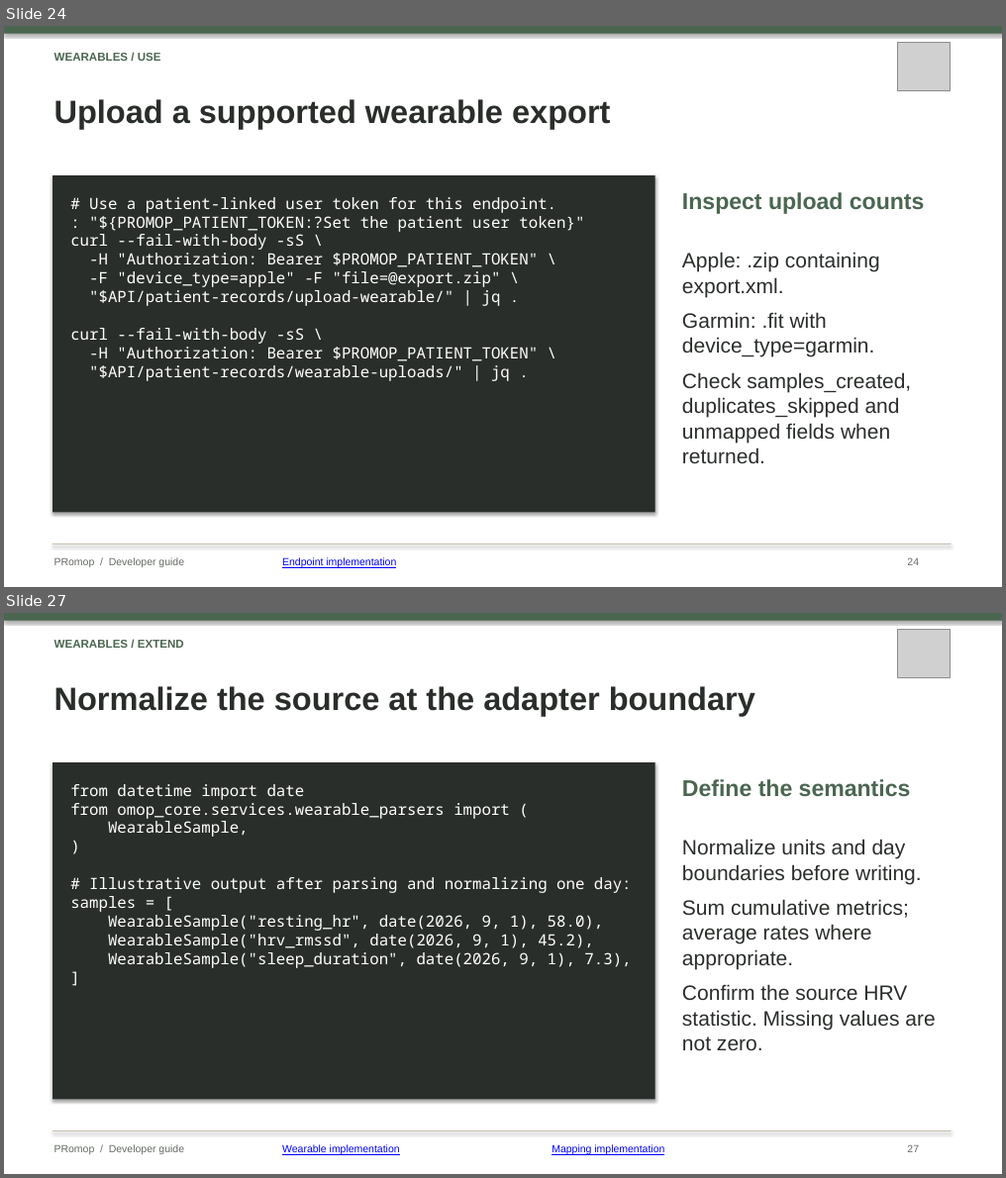
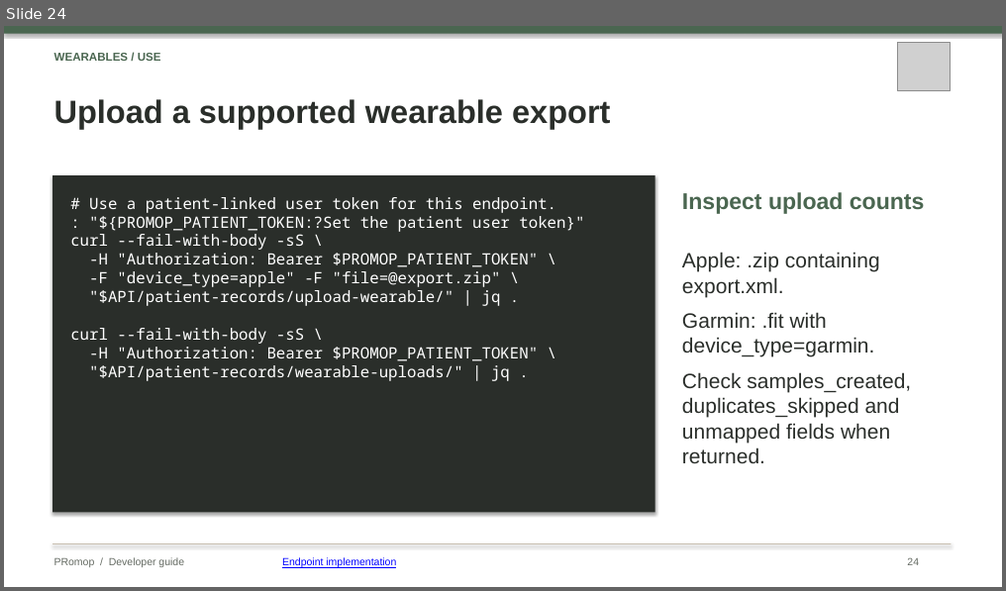
Before and after one commit to healthkey-ai/promop, a slide deck: PRomop_Developer_Guide.pptx. Shown one above the other, each under a label of ours: slides 24 and 27 before the commit, slide 24 after it; the slides between them are not shown. The pictures are 1006x1178 and 1006x591 pixels, drawn with LibreOffice and Linux fonts; fonts in the diff are those of the drawing; grey boxes stand for pictures. Boxes give left, top, right and bottom in pixels: in the first picture for what was removed or moved away, otherwise in the second. Text is boxed around its words. In the diff, an @@ line names an element or a change of style, - is before the commit and + after.

```diff
--- a/PRomop_Developer_Guide.pptx
+++ b/PRomop_Developer_Guide.pptx
@@ slide 27 removed at bbox=[4, 613, 1002, 1174], background #FFFFFF @@
@@ rectangle removed at bbox=[4, 613, 1002, 621] @@
@@ text removed at bbox=[54, 640, 184, 648] @@
-WEARABLES / EXTEND
@@ picture removed at bbox=[898, 630, 950, 677] @@
@@ text removed at bbox=[54, 686, 755, 716] @@
-Normalize the source at the adapter boundary
@@ rectangle removed at bbox=[53, 762, 655, 1100] @@
@@ text removed at bbox=[70, 784, 632, 968] @@
-from datetime import date
-from omop_core.services.wearable_parsers import (
-WearableSample,
-)
-# Illustrative output after parsing and normalizing one day:
-samples = [
-WearableSample("resting_hr", date(2026, 9, 1), 58.0),
-WearableSample("hrv_rmssd", date(2026, 9, 1), 45.2),
-WearableSample("sleep_duration", date(2026, 9, 1), 7.3),
-]
@@ text removed at bbox=[682, 779, 911, 796] @@
-Define the semantics
@@ text removed at bbox=[682, 839, 935, 1051] @@
-Normalize units and day boundaries before writing.
-Sum cumulative metrics; average rates where appropriate.
-Confirm the source HRV statistic. Missing values are not zero.
@@ rectangle removed at bbox=[53, 1131, 951, 1132] @@
@@ text removed at bbox=[54, 1145, 184, 1155] @@
-PRomop / Developer guide
@@ text removed at bbox=[282, 1145, 400, 1156] @@
-Wearable implementation
@@ text removed at bbox=[551, 1145, 664, 1156] @@
-Mapping implementation
@@ text removed at bbox=[907, 1145, 919, 1153] @@
-27
```
Also in this commit, not shown: 9 slides changed, 2 slides added, 1 other file.
